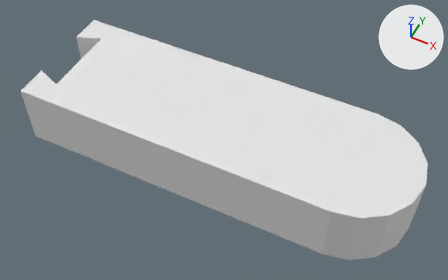
The Blender file RobotArmSwivelPart.blend: old version first, new version second.
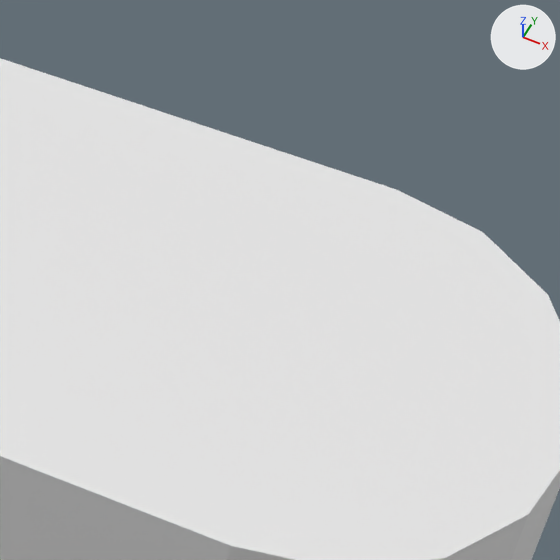
There are two pictures of each version: one whole from a 50 mm camera at (67.9, -110.6, 173.2) aimed at (-1.8, 28.8, -1.0), one close up on the part from 60% to 94% of the width and 22% to 77% of the height. Lighting does not change. The marker at upper right points along +X, +Y and +Z.

The scene before the commit, as lines of its bpy script (objects in view):
```python
me_cylinder_009 = bpy.data.meshes.new('Cylinder.009')
me_cylinder_009.from_pydata(...)  # 53 vertices, 31 faces; spans x -75.3..71.2, y -24.0..24.0, z -12.5..12.5
ob_cylinder_005 = bpy.data.objects.new('Cylinder.005', me_cylinder_009)
ob_cylinder_005.location = (0.0, 30.0, 0.0)
```
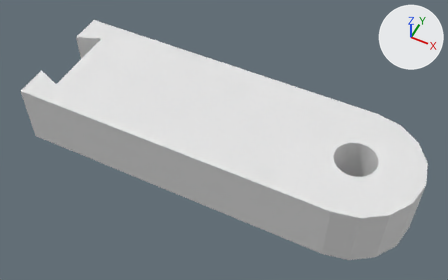
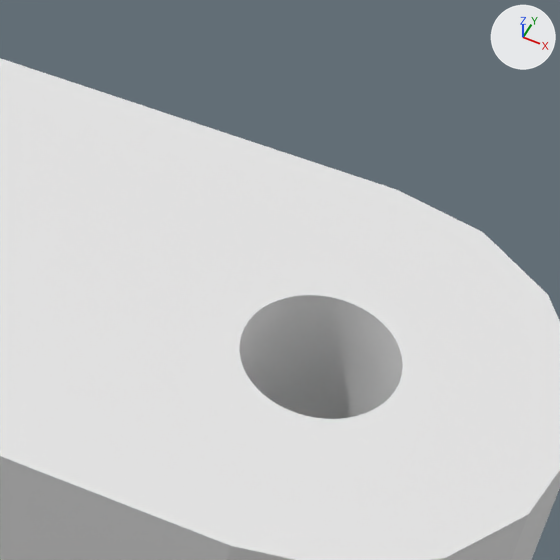
Edits to the scene script, one JSON object a line:
```json
{"block": "me_cylinder_009", "where": "# used by ob_cylinder_005; location = (0.0, 30.0, 0.0)"}
{"op": "remove", "block": "me_cylinder_009", "code": "me_cylinder_009.from_pydata(...)  # 53 vertices, 31 faces; spans x -75.3..71.2, y -24.0..24.0, z -12.5..12.5"}
{"op": "add", "block": "me_cylinder_009", "code": "me_cylinder_009.from_pydata(...)  # 1079 vertices, 928 faces; spans x -75.3..71.2, y -24.0..24.0, z -12.5..12.5"}
{"block": "me_cylinder_009", "change": "me_cylinder_009 part 1: 1026 vertices added at x 39.8..54.8, y -7.4..7.6, z -12.5..12.5"}
```

Boxes [x1, y1, x2, y2] around the edits, measured in the close-ups (560 x 560 px):
```json
{"part": 1, "of": "me_cylinder_009", "change": "added", "after": [0, 115, 560, 560]}
```
